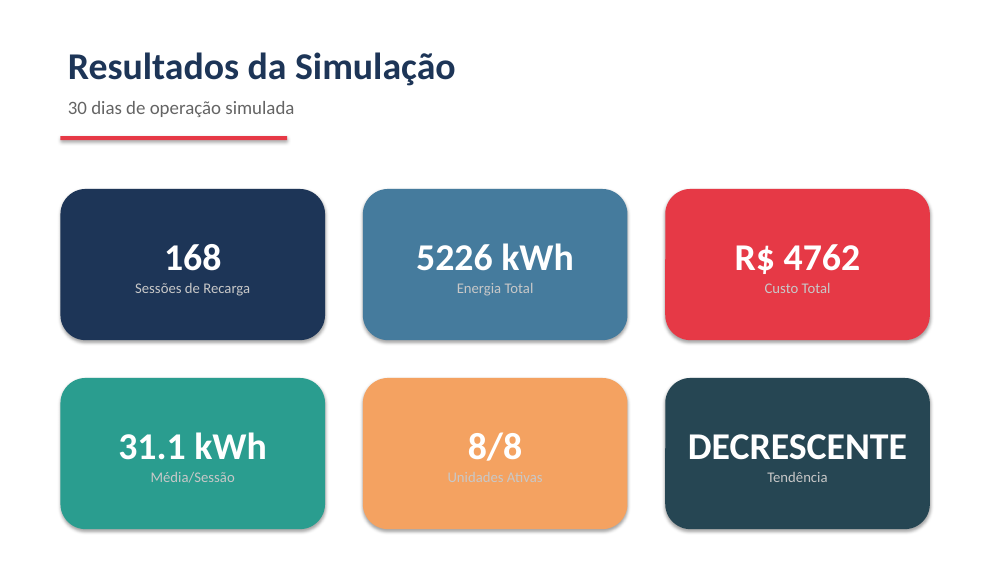
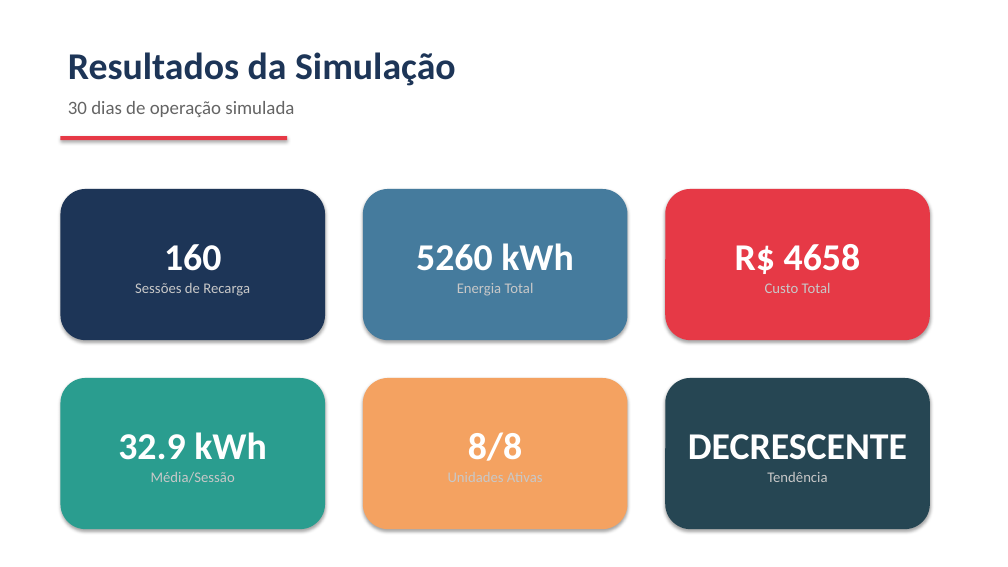
Before and after one commit to marcelobaldin/EV_Challenge_EV_ChargeOps, a slide deck: slide 14 of apresentacao_ev_chargeops_v4.pptx. Drawn at 1008x567 pixels with LibreOffice and Linux fonts; fonts in the diff are those of the drawing. Boxes give left, top, right and bottom in pixels: in the first picture for what was removed or moved away, otherwise in the second. Text is boxed around its words. In the diff, an @@ line names an element or a change of style, - is before the commit and + after.

```diff
--- a/apresentacao_ev_chargeops_v4.pptx
+++ b/apresentacao_ev_chargeops_v4.pptx
@@ text in rounded rectangle at bbox=[164, 244, 221, 271]: text changed @@
-168
+160
@@ text in rounded rectangle at bbox=[416, 243, 574, 271]: text changed @@
-5226 kWh
+5260 kWh
@@ text in rounded rectangle at bbox=[735, 244, 861, 274]: text changed @@
-R$ 4762
+R$ 4658
@@ text in rounded rectangle at bbox=[118, 432, 267, 460]: text changed @@
-31.1 kWh
+32.9 kWh
```
Also in this commit, not shown: 2 other files.
